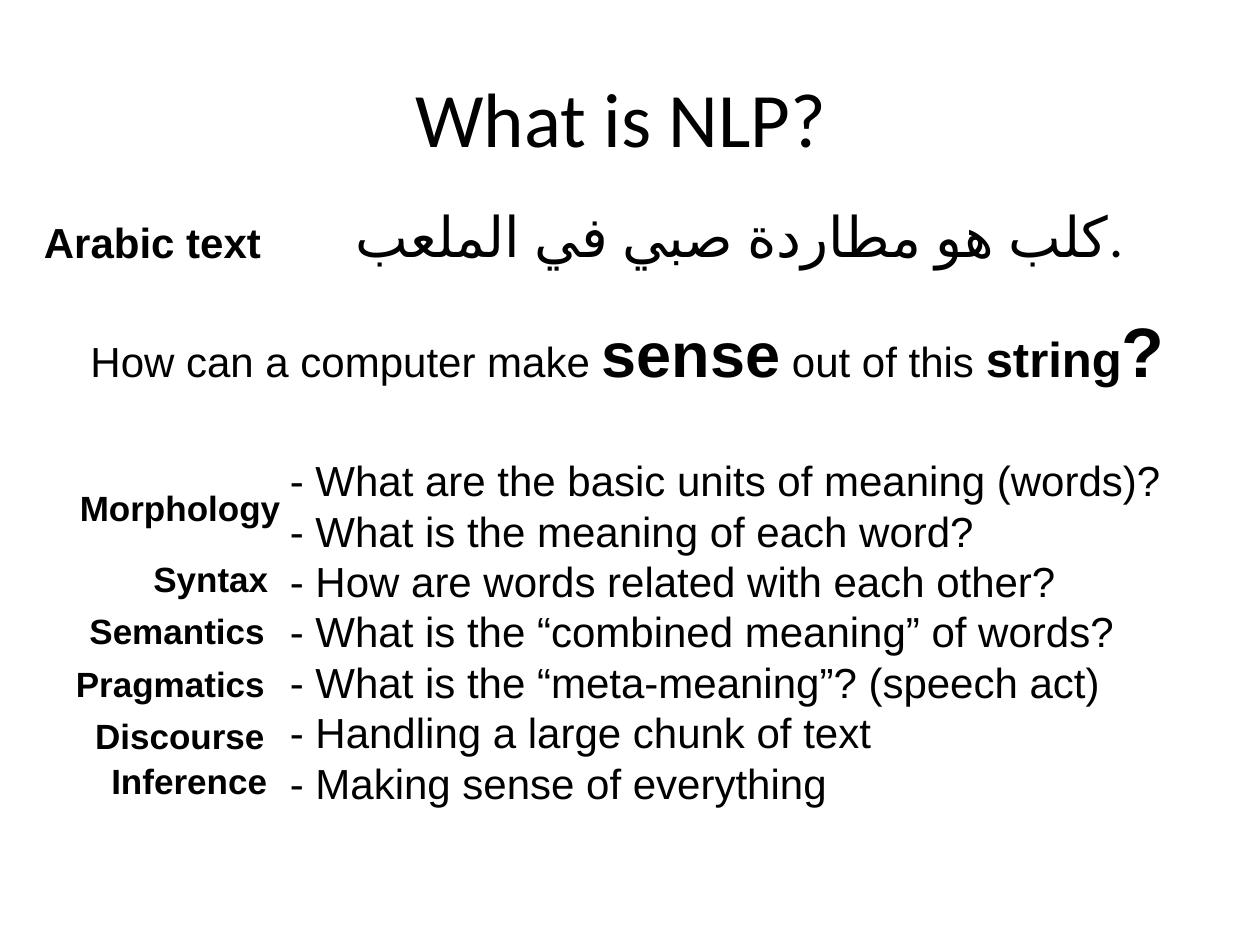
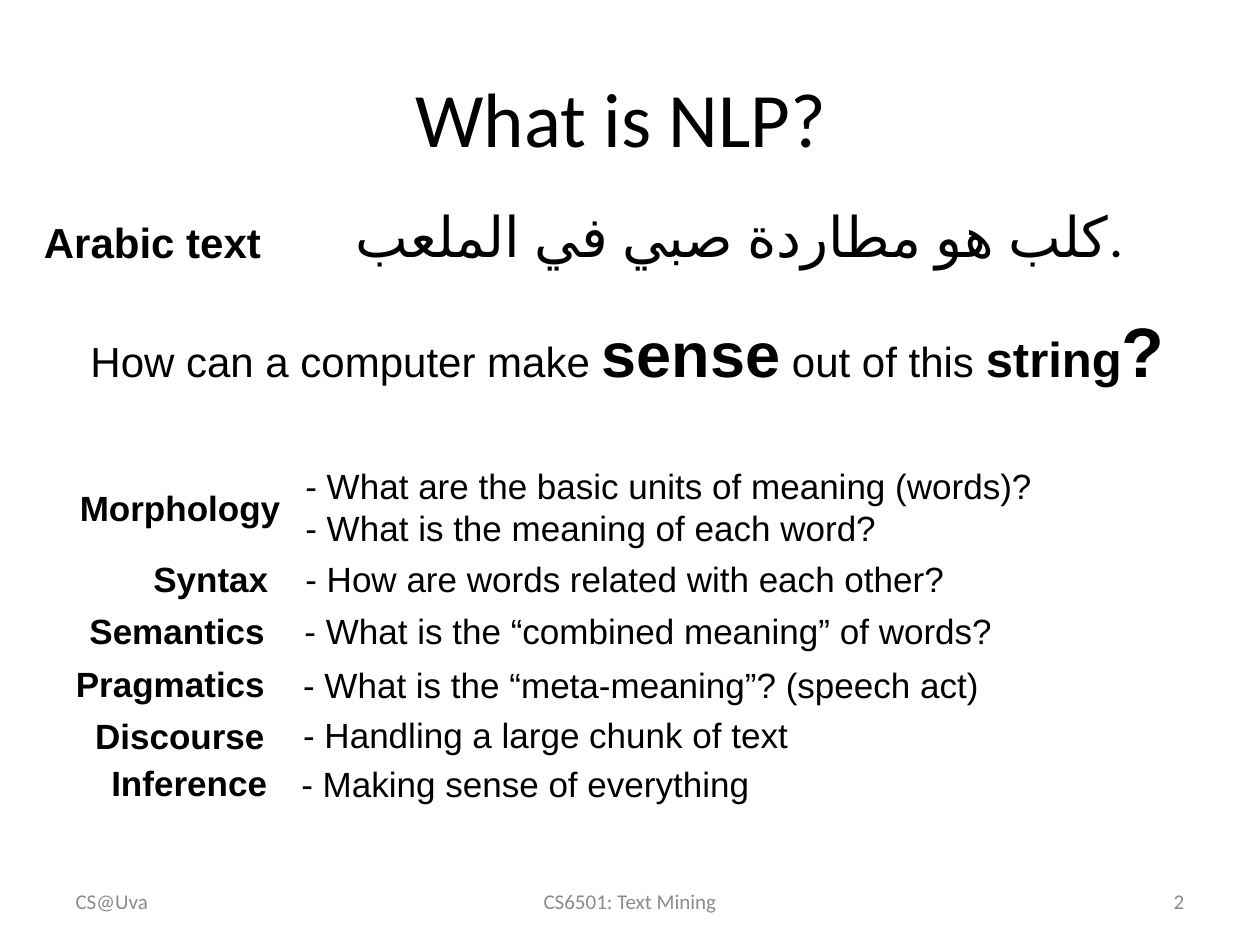
Before and after one commit to wang296/CS6501-Text-Mining, a slide deck: slide 2 of docs/IntroductionToNLP.pptx. Drawn at 1260x945 pixels with LibreOffice and Linux fonts; fonts in the diff are those of the drawing. Boxes give left, top, right and bottom in pixels: in the first picture for what was removed or moved away, otherwise in the second. Text is boxed around its words. In the diff, an @@ line names an element or a change of style, - is before the commit and + after.

```diff
--- a/docs/IntroductionToNLP.pptx
+++ b/docs/IntroductionToNLP.pptx
@@ text "- What are the basic ...": place and size @@
-text "- What are the basic ..." at (315,465,1160,807)
+text "- What are the basic ..." at (327,473,1031,548)
@@ text "- What are the basic ..." at (327,473,1031,548): size 24 to 20 pt @@
@@ text at (315,566,1113,807): paragraphs removed @@
-- How are words related with each other?
-- What is the “combined meaning” of words?
-- What is the “meta-meaning”? (speech act)
-- Handling a large chunk of text
-- Making sense of everything
@@ text added at (327,566,943,593), 20 pt, text #000000 @@
+- How are words related with each other?
@@ text added at (326,618,992,651), 20 pt, text #000000 @@
+- What is the “combined meaning” of words?
@@ text added at (324,672,978,705), 20 pt, text #000000 @@
+- What is the “meta-meaning”? (speech act)
@@ text added at (324,722,787,755), 20 pt, text #000000 @@
+- Handling a large chunk of text
@@ text added at (323,771,749,804), 20 pt, text #000000 @@
+- Making sense of everything
@@ text added at (76,895,148,912), 12 pt, text #8C8C8C @@
+CS@Uva
@@ text added at (544,894,716,913), 12 pt, text #8C8C8C @@
+CS6501: Text Mining
@@ page number added at (1174,895,1185,909), 12 pt, text #8C8C8C @@
+2
```
Also in this commit, not shown: 24 other slides changed, 7 other files.
